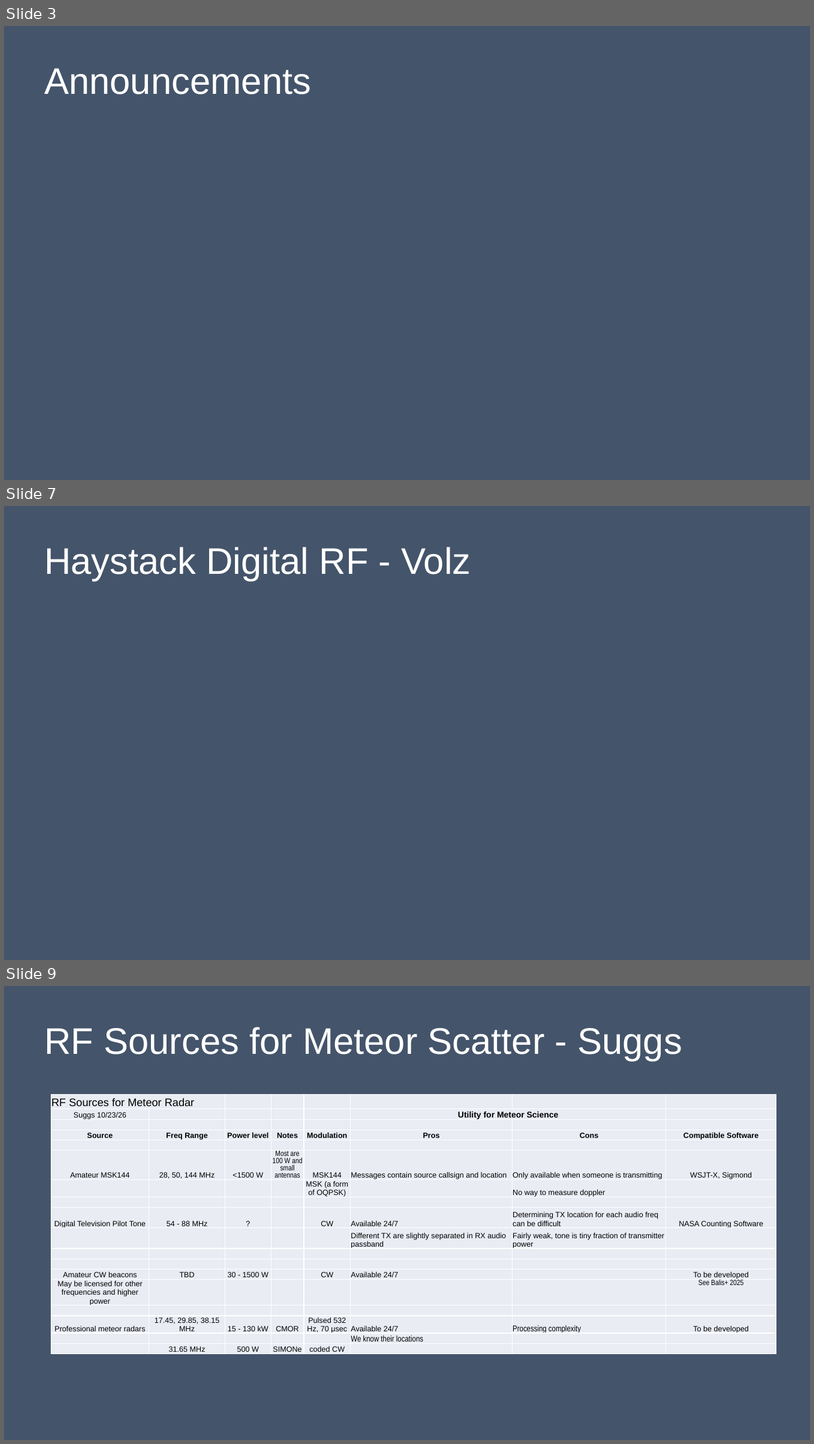
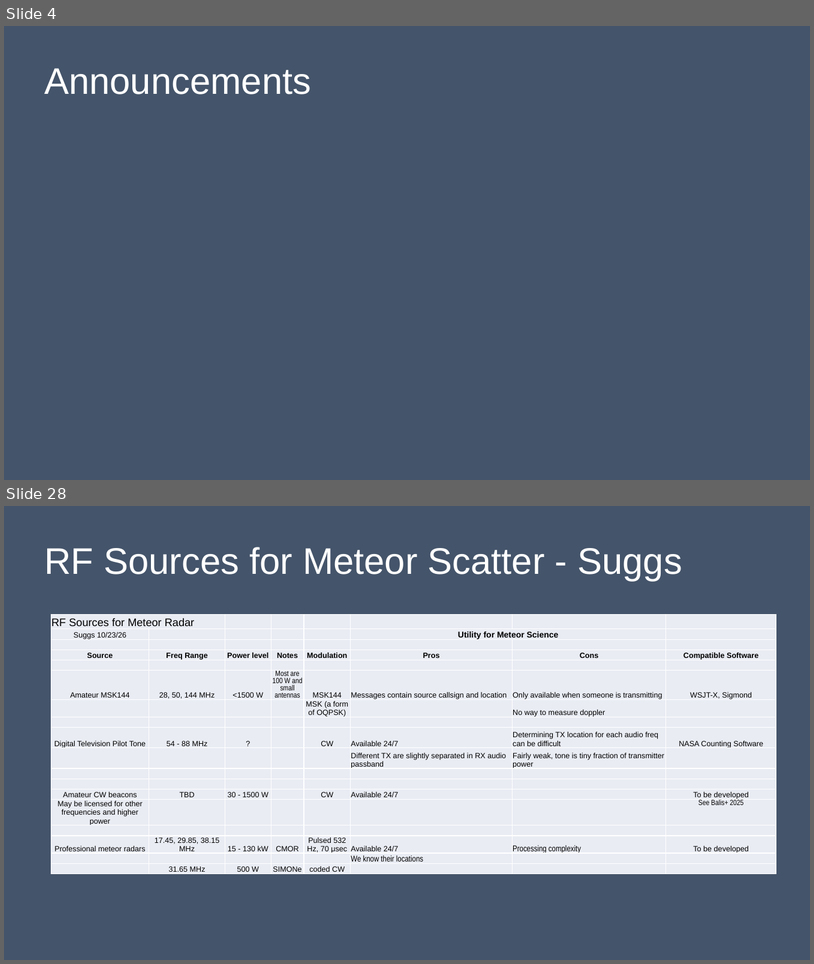
Before and after one commit to HamSCI/MSQP, a slide deck: Working Group meeting slides/Meteor_Scatter_Working_Group_4Nov2026.pptx. Shown one above the other, each under a label of ours: slides 3, 7 and 9 before the commit, slides 4 and 28 after it; the slides between them are not shown. The pictures are 814x1444 and 814x964 pixels, drawn with LibreOffice and Linux fonts; fonts in the diff are those of the drawing. Boxes give left, top, right and bottom in pixels: in the first picture for what was removed or moved away, otherwise in the second. Text is boxed around its words. In the diff, an @@ line names an element or a change of style, - is before the commit and + after.

```diff
--- a/Working Group meeting slides/Meteor_Scatter_Working_Group_4Nov2026.pptx
+++ b/Working Group meeting slides/Meteor_Scatter_Working_Group_4Nov2026.pptx
@@ slide 7 removed at (4, 506, 810, 960), background #44546A @@
@@ title removed at (44, 547, 471, 580) @@
-Haystack Digital RF - Volz
@@ what was slide 3 is now slide 4 @@
@@ what was slide 9 is now slide 28 @@
```
Also in this commit, not shown: 4 slides changed, 20 slides added, 4 other slides removed.
